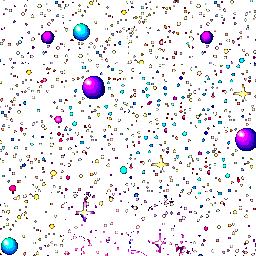
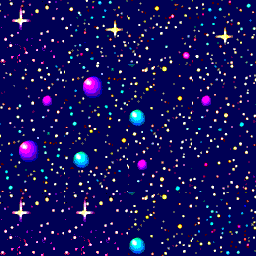
Layered file, before and after one edit (256px x 256px). Changes by layer:
renamed "Visible" to "bg_stars_4.png", hid it, moved it above "bg_stars_5.png", painted on it over bbox(0, 0, 256, 256)
renamed "Pasted Layer #1" to "bg_stars_7.png", showed it, painted on it over bbox(0, 0, 256, 256)
renamed "Pasted Layer #7" to "bg", showed it, moved it below "bg_stars_7.png", painted on it over bbox(0, 0, 256, 256)
